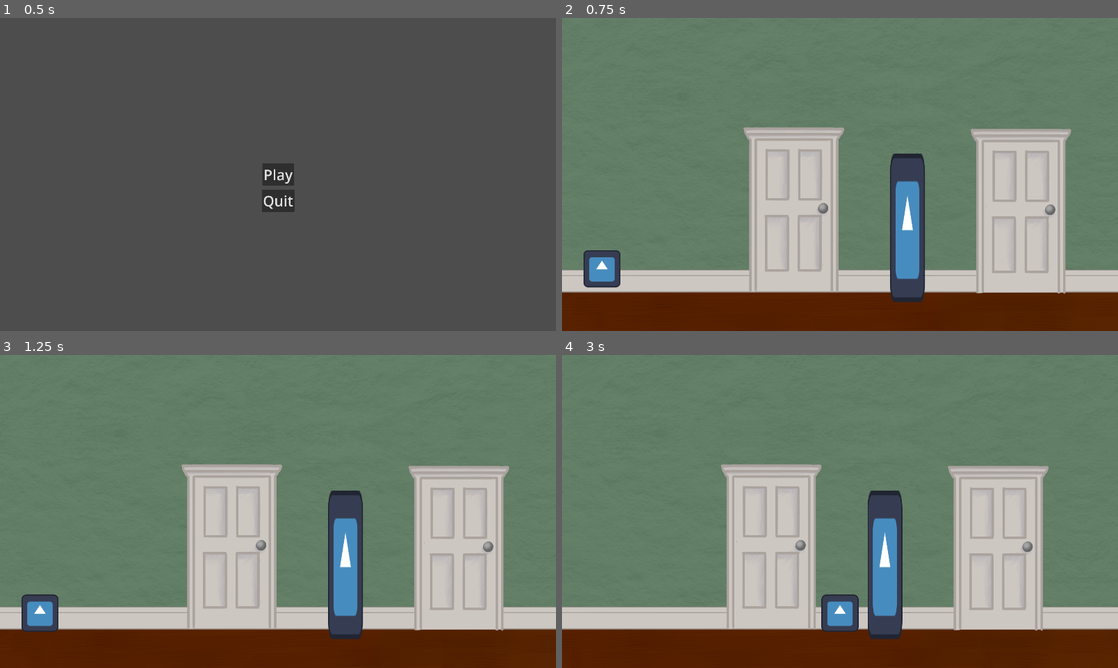
Above: before the commit, frames 1-4 (two rows, left to right).
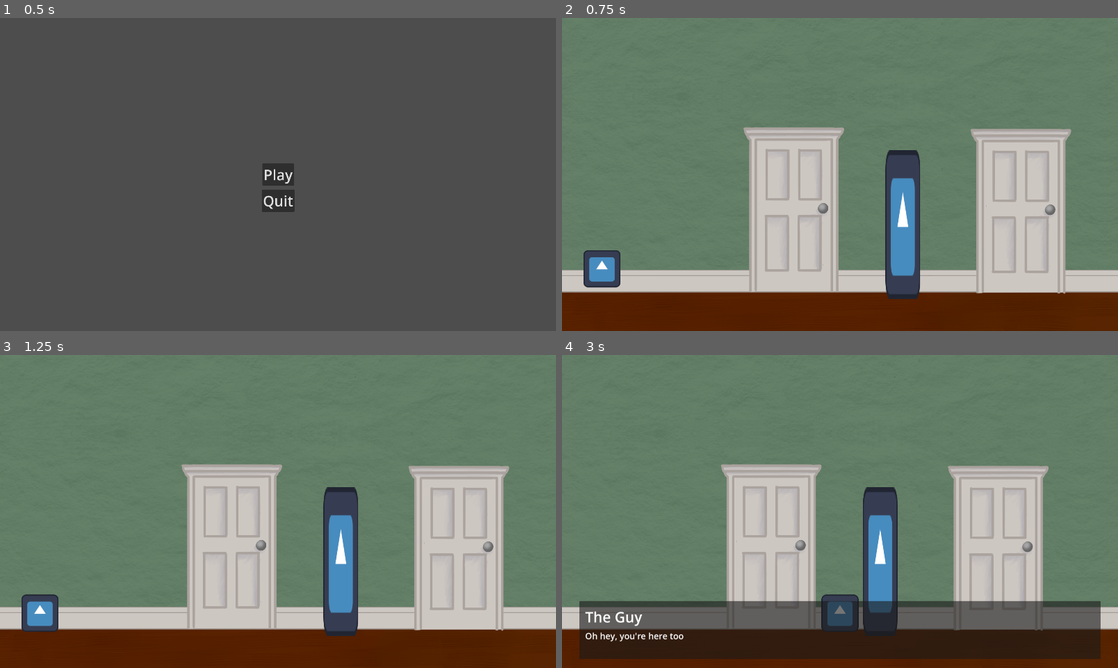
Above: after the commit, the same moments.

Repository: KeyraWebb/room-loop
Game: Godot game, scene res://Menus/main_menu.tscn
The game is run twice, just before and just after one commit, with the same random seed, the same clock (stepped at 60 frames per second) and the same inputs. The engine's default icon, where the game draws it, is replaced by a stand-in: a white triangle on a blue panel in a dark square.
Inputs (mouse positions are in pixels of both pictures, inside the frame that each line leads up to):
- Up to frame 1 (0.5 s): no input
- Up to frame 2 (0.75 s): click "Play" at 0.5 s
- Up to frame 3 (1.25 s): no input
- Up to frame 4 (3 s): tap Enter at 1.25 s; move the mouse to (795, 545) at 1.27 s; press the mouse at (795, 545) at 1.28 s; hold D (Right) 1.28-2.78 s; move the mouse to (1023, 549) at 2.02 s; release the mouse at (1023, 549) at 2.03 s; click (1023, 549) at 2.1 s; move the mouse to (890, 564) at 2.77 s; press the mouse at (890, 564) at 2.78 s; hold A (Left) from 2.78 s (still down)

Frame 1 is identical in both runs. In frame 2, 1.9% of the frame differs, in the area x 58-66%, y 42-91%; in frame 3, 1.9%; in frame 4, 19%, in the area x 3-97%, y 42-98%.

Commit message:
the guy talks and basic door mechanics are started

Diff:
--- a/Levels/Level One/levelOne.tscn
+++ b/Levels/Level One/levelOne.tscn
@@ -1,17 +1,20 @@
-[gd_scene load_steps=8 format=3 uid="uid://j0q0m34dwf8u"]
+[gd_scene load_steps=10 format=3 uid="uid://j0q0m34dwf8u"]
 
 [ext_resource type="Texture2D" uid="uid://dgiu2e4nogsyr" path="res://Assets/images/backgrounds/wallpaper.png" id="1_258m3"]
+[ext_resource type="Script" uid="uid://0lk0u4jkvb5u" path="res://Levels/Level One/mainroom.gd" id="1_x8eqr"]
 [ext_resource type="PackedScene" uid="uid://bfyxc880avvo" path="res://Objects/player.tscn" id="2_sum2k"]
 [ext_resource type="PackedScene" uid="uid://dd0h5pqfbhabu" path="res://Objects/door.tscn" id="2_x8eqr"]
 [ext_resource type="PackedScene" uid="uid://rj0iureb8g4v" path="res://Menus/pause_menu.tscn" id="3_g4jv1"]
 [ext_resource type="PackedScene" uid="uid://cge0ou844fw7t" path="res://Objects/the_guy.tscn" id="3_gnwpo"]
 [ext_resource type="PackedScene" uid="uid://gcn2qqpa4pnt" path="res://Menus/dialogue.tscn" id="4_rwd5n"]
+[ext_resource type="Script" uid="uid://lba2ro0bxp84" path="res://Levels/Level One/sideRooms.gd" id="10_5uvqm"]
 
 [sub_resource type="WorldBoundaryShape2D" id="WorldBoundaryShape2D_6qgaj"]
 
 [node name="LevelOne" type="Node2D"]
 
 [node name="Hallway" type="Node2D" parent="."]
+script = ExtResource("1_x8eqr")
 
 [node name="Background" type="Node2D" parent="Hallway"]
 z_index = -100
@@ -45,9 +48,10 @@
 
 [node name="Doors" type="Node2D" parent="Hallway"]
 
-[node name="Living Door" parent="Hallway/Doors" node_paths=PackedStringArray("location") instance=ExtResource("2_x8eqr")]
+[node name="Living Door" parent="Hallway/Doors" node_paths=PackedStringArray("location", "homeRoom") instance=ExtResource("2_x8eqr")]
 position = Vector2(802, 658)
 location = NodePath("../../../LivingRoom")
+homeRoom = NodePath("../..")
 
 [node name="Kitchen Door" parent="Hallway/Doors" node_paths=PackedStringArray("location") instance=ExtResource("2_x8eqr")]
 position = Vector2(1586, 663)
@@ -58,10 +62,12 @@
 location = NodePath("../../../Bedroom")
 
 [node name="The guy" parent="Hallway" instance=ExtResource("3_gnwpo")]
-position = Vector2(1193, 724)
-script = null
+position = Vector2(1177, 713)
+rotation = 3.14159
+scale = Vector2(0.939, -4)
 
 [node name="Player" parent="." instance=ExtResource("2_sum2k")]
+unique_name_in_owner = true
 position = Vector2(138, 853)
 
 [node name="Camera2D" type="Camera2D" parent="Player"]
@@ -78,12 +84,15 @@
 visible = false
 
 [node name="Kitchen" type="Node2D" parent="."]
+script = ExtResource("10_5uvqm")
 
 [node name="Background" type="Node2D" parent="Kitchen"]
 
 [node name="LivingRoom" type="Node2D" parent="."]
+script = ExtResource("10_5uvqm")
 
 [node name="Bedroom" type="Node2D" parent="."]
+script = ExtResource("10_5uvqm")
 
 [node name="Ground" type="StaticBody2D" parent="."]
 position = Vector2(0, 956)
--- /dev/null
+++ b/Levels/Level One/mainroom.gd
@@ -0,0 +1,16 @@
+extends Node2D
+
+@onready var player = %Player
+var spawnLocation
+
+# Called when the node enters the scene tree for the first time.
+func _ready() -> void:
+	pass
+
+func OpenRoom():
+	self.visible = true
+	player.global_position = spawnLocation
+
+func CloseRoom():
+	spawnLocation = player.global_position
+	self.visible = false
--- /dev/null
+++ b/Levels/Level One/sideRooms.gd
@@ -0,0 +1,11 @@
+extends Node2D
+
+@export var spawnlocation : Vector2
+@onready var player = %Player
+
+func OpenRoom():
+	player.global_position = spawnlocation
+	self.visible = true
+
+func CloseRoom():
+	self.visible = false
--- a/Menus/dialogue.gd
+++ b/Menus/dialogue.gd
@@ -1,10 +1,25 @@
 extends Control
 
-var dialogue = false
-@onready var speakerLabel = $PanelContainer/VBoxContainer/Speaker
-@onready var textLabel = $PanelContainer/VBoxContainer/RichTextLabel
+var dialogueNext = false
+var speaking = false
+var currentSpeaker
+@onready var speakerLabel = $PanelContainer/MarginContainer/VBoxContainer/Speaker
+@onready var textLabel = $PanelContainer/MarginContainer/VBoxContainer/RichTextLabel
 
-func Say(speaker, text):
+func Say(speaker, text, continueDialogue, origin):
+	get_tree().paused = true
+	dialogueNext = continueDialogue
+	speaking = true
+	currentSpeaker = origin
 	speakerLabel.text = speaker
 	textLabel.text = text
 	self.visible = true
+
+func _input(event: InputEvent) -> void:
+	if speaking:
+		if event.is_action_pressed("Interact"):
+			get_tree().paused = false
+			if dialogueNext:
+				currentSpeaker.DialogueController()
+			else:
+				self.visible = false
--- a/Menus/dialogue.tscn
+++ b/Menus/dialogue.tscn
@@ -7,6 +7,7 @@
 RichTextLabel/font_sizes/normal_font_size = 30
 
 [node name="Dialogue" type="Control"]
+process_mode = 3
 layout_mode = 3
 anchors_preset = 15
 anchor_right = 1.0
--- a/Objects/door.gd
+++ b/Objects/door.gd
@@ -1,6 +1,7 @@
 extends Sprite2D
 
 @export var location : Node2D
+@export var homeRoom : Node2D
 
 var doorSelected = false
 
@@ -16,5 +17,6 @@
 
 func _on_area_2d_body_entered(body: Node2D) -> void:
 	if doorSelected:
-		#TODO: go to next place
 		doorSelected = false
+		homeRoom.CloseRoom()
+		location.OpenRoom()
--- a/Objects/player.tscn
+++ b/Objects/player.tscn
@@ -8,6 +8,8 @@
 height = 130.0
 
 [node name="Player" type="CharacterBody2D"]
+collision_layer = 2
+collision_mask = 3
 script = ExtResource("1_3y5cq")
 pointSpeed = 5.0
 SPEED = 300.0
--- a/Objects/the_guy.gd
+++ b/Objects/the_guy.gd
@@ -1,8 +1,15 @@
+## This is messy AF
+
 extends Sprite2D
 
-var level
+var level = 1
+var currentDialogue = 0
 var selected = false
+var speaking = false
+var playerClose = false
+
 @onready var dialogueBox = $"../../CanvasLayer/Dialogue"
+@onready var player = %Player
 
 func _on_area_2d_mouse_entered() -> void:
 	Global.DialogueMouseChange()
@@ -10,16 +17,30 @@
 func _on_area_2d_mouse_exited() -> void:
 	Global.WalkMouseChange()
 
-
-
 func DialogueController():
-	#TODO: Make a controller that will control the dialogue
-	pass
+	match level:
+		1:
+			LevelOneDialogue()
 
 func LevelOneDialogue():
-	#TODO: level one dialogue
-	dialogueBox.Say("The Guy", "HI")
+
+	match currentDialogue:
+		0:
+			dialogueBox.Say("The Guy", "Oh hey, you're here too", false, self)
 
 func _on_area_2d_input_event(viewport: Node, event: InputEvent, shape_idx: int) -> void:
-	#TODO: make it click
-	pass
+	if event.is_action_pressed("Interact"):
+		if playerClose:
+			DialogueController()
+		else:
+			player.target = self.global_position - Vector2(200, 0)
+			selected = true
+
+func _on_speak_area_body_entered(body: Node2D) -> void:
+	playerClose = true
+	if selected:
+		selected = false
+		DialogueController()
+
+func _on_speak_area_body_exited(body: Node2D) -> void:
+	playerClose = false
--- a/Objects/the_guy.tscn
+++ b/Objects/the_guy.tscn
@@ -6,17 +6,31 @@
 [sub_resource type="RectangleShape2D" id="RectangleShape2D_3n5na"]
 size = Vector2(126.731, 127.5)
 
+[sub_resource type="RectangleShape2D" id="RectangleShape2D_j0x1i"]
+size = Vector2(158.03, 126.5)
+
 [node name="The guy" type="Sprite2D"]
 scale = Vector2(-0.939, 4)
 texture = ExtResource("1_j0x1i")
 script = ExtResource("2_aobe3")
 
-[node name="Area2D" type="Area2D" parent="."]
+[node name="Select area" type="Area2D" parent="."]
+collision_mask = 2
 
-[node name="CollisionShape2D" type="CollisionShape2D" parent="Area2D"]
+[node name="CollisionShape2D" type="CollisionShape2D" parent="Select area"]
 position = Vector2(1.59778, 0)
 shape = SubResource("RectangleShape2D_3n5na")
 
-[connection signal="input_event" from="Area2D" to="." method="_on_area_2d_input_event"]
-[connection signal="mouse_entered" from="Area2D" to="." method="_on_area_2d_mouse_entered"]
-[connection signal="mouse_exited" from="Area2D" to="." method="_on_area_2d_mouse_exited"]
+[node name="Speak area" type="Area2D" parent="."]
+collision_layer = 0
+collision_mask = 2
+
+[node name="CollisionShape2D" type="CollisionShape2D" parent="Speak area"]
+position = Vector2(97.9766, 0.75)
+shape = SubResource("RectangleShape2D_j0x1i")
+
+[connection signal="input_event" from="Select area" to="." method="_on_area_2d_input_event"]
+[connection signal="mouse_entered" from="Select area" to="." method="_on_area_2d_mouse_entered"]
+[connection signal="mouse_exited" from="Select area" to="." method="_on_area_2d_mouse_exited"]
+[connection signal="body_entered" from="Speak area" to="." method="_on_speak_area_body_entered"]
+[connection signal="body_exited" from="Speak area" to="." method="_on_speak_area_body_exited"]
Not shown, added: Levels/Level One/mainroom.gd.uid
Not shown, added: Levels/Level One/sideRooms.gd.uid
Not shown: 1 places in Objects/the_guy.tscn that only renumber resources
